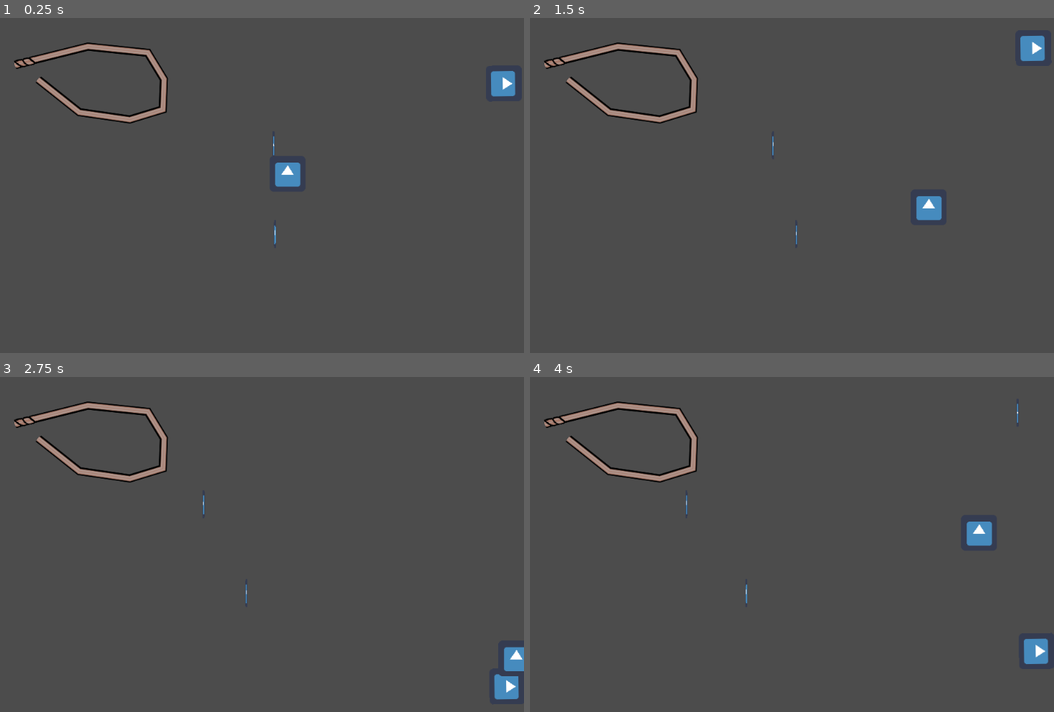
Above: before the commit, frames 1-4 (two rows, left to right).
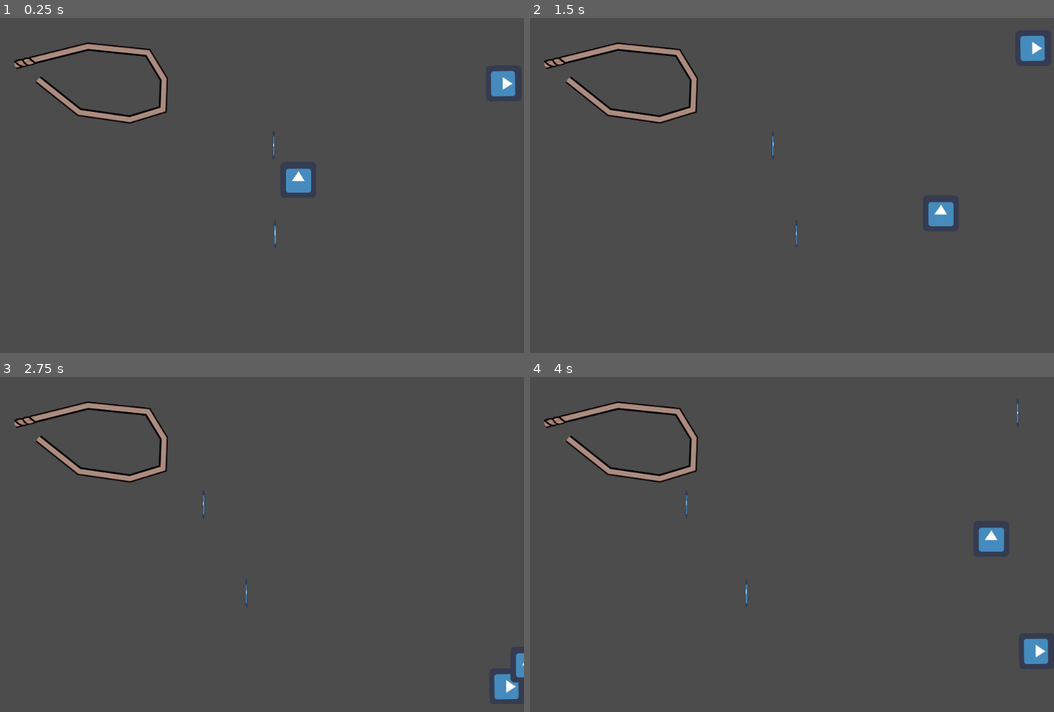
Above: after the commit, the same moments.

Repository: CrushLite/realGMTK2021
Game: Godot game, scene res://Scenes/Stage.tscn
Two runs of this game, one before a commit and one after it. Both use one fixed random seed, a clock stepped at 60 frames per second and the inputs below. The engine's default icon, where the game draws it, is replaced by a stand-in: a white triangle on a blue panel in a dark square.
Inputs (mouse positions are in pixels of both pictures, inside the frame that each line leads up to):
- Up to frame 1 (0.25 s): no input
- Up to frame 2 (1.5 s): tap Enter (ui_accept) at 0.5, 0.77 s; move the mouse to (891, 168) at 0.52 s; hold Right (move_right) 0.53-1.28 s; hold X (pull_rope) 0.53-1.28 s; click (891, 168) at 0.67 s; move the mouse to (650, 202) at 1.27 s; hold Down (move_down) from 1.28 s (still down); tap Space (throw_rope) at 1.35 s; click (650, 202) at 1.42 s
- Up to frame 3 (2.75 s): tap Enter (ui_accept) at 1.52 s; move the mouse to (293, 470) at 2.02 s; release Down (move_down) at 2.03 s; hold Right (move_right) from 2.03 s (still down); hold X (pull_rope) from 2.03 s (still down); click (293, 470) at 2.17 s
- Up to frame 4 (4 s): move the mouse to (739, 611) at 2.77 s; release Right (move_right) at 2.78 s; release X (pull_rope) at 2.78 s; hold Up (move_up) 2.78-3.53 s; tap Space (throw_rope) at 2.85 s; click (739, 611) at 2.92 s; tap Enter (ui_accept) at 3.02, 3.77 s; move the mouse to (938, 594) at 3.52 s; hold Left (move_left) from 3.53 s (still down); hold X (pull_rope) from 3.53 s (still down); click (938, 594) at 3.67 s

The runs differ from the first frame. In frame 1, 0.5% of the frame differs, in the area x 52-60%, y 43-53%; in frame 2, 0.5%; in frame 3, 0.3%; in frame 4, 0.5%, in the area x 83-91%, y 43-53%.

Commit message:
Added art assets

Diff:
--- /dev/null
+++ b/src/Scenes/Player.tscn
@@ -0,0 +1,35 @@
+[gd_scene load_steps=6 format=2]
+
+[ext_resource path="res://Scripts/MouseFollower.gd" type="Script" id=1]
+[ext_resource path="res://Scripts/Player.gd" type="Script" id=2]
+[ext_resource path="res://Art/icon.png" type="Texture" id=3]
+
+[sub_resource type="CircleShape2D" id=1]
+radius = 31.1006
+
+[sub_resource type="CircleShape2D" id=2]
+radius = 1.0
+
+[node name="Player" type="Area2D"]
+script = ExtResource( 2 )
+MAX_SPEED = 300
+
+[node name="CollisionShape2D" type="CollisionShape2D" parent="."]
+shape = SubResource( 1 )
+
+[node name="Sprite" type="Sprite" parent="."]
+texture = ExtResource( 3 )
+
+[node name="Node" type="Node" parent="."]
+
+[node name="MouseFollower" type="Area2D" parent="Node"]
+script = ExtResource( 1 )
+
+[node name="CollisionShape2D" type="CollisionShape2D" parent="Node/MouseFollower"]
+shape = SubResource( 2 )
+
+[connection signal="body_entered" from="." to="." method="_on_body_entered"]
+[connection signal="body_exited" from="." to="." method="_on_body_exited"]
+[connection signal="body_entered" from="Node/MouseFollower" to="Node/MouseFollower" method="_on_MouseFollower_body_entered"]
+[connection signal="body_entered" from="Node/MouseFollower" to="." method="_on_MouseFollower_body_entered"]
+[connection signal="body_exited" from="Node/MouseFollower" to="." method="_on_MouseFollower_body_exited"]
--- a/src/Scenes/Stage.tscn
+++ b/src/Scenes/Stage.tscn
@@ -1,9 +1,8 @@
-[gd_scene load_steps=12 format=2]
+[gd_scene load_steps=9 format=2]
 
 [ext_resource path="res://Scenes/platform.tscn" type="PackedScene" id=1]
-[ext_resource path="res://Scripts/MouseFollower.gd" type="Script" id=2]
+[ext_resource path="res://Scenes/Player.tscn" type="PackedScene" id=2]
 [ext_resource path="res://Art/Rope.png" type="Texture" id=3]
-[ext_resource path="res://Scripts/Player.gd" type="Script" id=4]
 [ext_resource path="res://Scripts/PlatformKiller.gd" type="Script" id=5]
 [ext_resource path="res://Scripts/PlatformSpawner.gd" type="Script" id=6]
 [ext_resource path="res://Art/icon.png" type="Texture" id=7]
@@ -15,12 +14,6 @@
 
 [sub_resource type="RectangleShape2D" id=2]
 extents = Vector2( 10, 643.931 )
-
-[sub_resource type="CircleShape2D" id=3]
-radius = 31.1006
-
-[sub_resource type="CircleShape2D" id=4]
-radius = 1.0
 
 [node name="Stage" type="Node2D"]
 
@@ -57,24 +50,8 @@
 [node name="CollisionShape2D" type="CollisionShape2D" parent="PlatformKiller"]
 shape = SubResource( 2 )
 
-[node name="Player" type="Area2D" parent="."]
-position = Vector2( 610, 279 )
-script = ExtResource( 4 )
-MAX_SPEED = 300
-
-[node name="CollisionShape2D" type="CollisionShape2D" parent="Player"]
-shape = SubResource( 3 )
-
-[node name="Sprite" type="Sprite" parent="Player"]
-texture = ExtResource( 7 )
-
-[node name="Node" type="Node" parent="Player"]
-
-[node name="MouseFollower" type="Area2D" parent="Player/Node"]
-script = ExtResource( 2 )
-
-[node name="CollisionShape2D" type="CollisionShape2D" parent="Player/Node/MouseFollower"]
-shape = SubResource( 4 )
+[node name="Player" parent="." instance=ExtResource( 2 )]
+position = Vector2( 629.325, 289.914 )
 
 [node name="Line2D" type="Line2D" parent="."]
 position = Vector2( -12, -0.250004 )
@@ -89,8 +66,3 @@
 
 [connection signal="timeout" from="PlatformSpawner/SpawnTimer" to="PlatformSpawner" method="_on_SpawnTimer_timeout"]
 [connection signal="body_entered" from="PlatformKiller" to="PlatformKiller" method="_on_PlatformKiller_body_entered"]
-[connection signal="body_entered" from="Player" to="Player" method="_on_body_entered"]
-[connection signal="body_exited" from="Player" to="Player" method="_on_body_exited"]
-[connection signal="body_entered" from="Player/Node/MouseFollower" to="Player/Node/MouseFollower" method="_on_MouseFollower_body_entered"]
-[connection signal="body_entered" from="Player/Node/MouseFollower" to="Player" method="_on_MouseFollower_body_entered"]
-[connection signal="body_exited" from="Player/Node/MouseFollower" to="Player" method="_on_MouseFollower_body_exited"]
Binary file added: src/Art/Hook.png
Not shown, added: src/Art/Hook.png.import
Binary file added: src/Art/Panic_balance.png
Not shown, added: src/Art/Panic_balance.png.import
Binary file added: src/Art/Panic_idle.png
Not shown, added: src/Art/Panic_idle.png.import
Binary file added: src/Art/Panic_move.png
Not shown, added: src/Art/Panic_move.png.import
Binary file added: src/Art/Panic_yeet.png
Not shown, added: src/Art/Panic_yeet.png.import
Binary file added: src/Art/Water tile.png
Not shown, added: src/Art/Water tile.png.import
